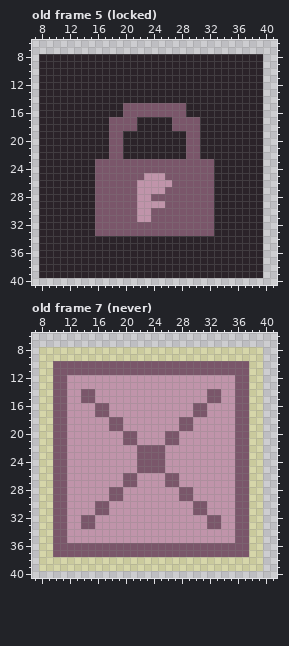
Pixel-art file, stored at assets/cell/cell.aseprite. Above, as it was before the edit.
48x48 pixels, 15 frames. Shown: old frame 5 (locked): x 7..41, y 6..40; old frame 7 (never): x 7..41, y 6..40. The commit also changed other frames, which this record leaves out.
And afterwards:
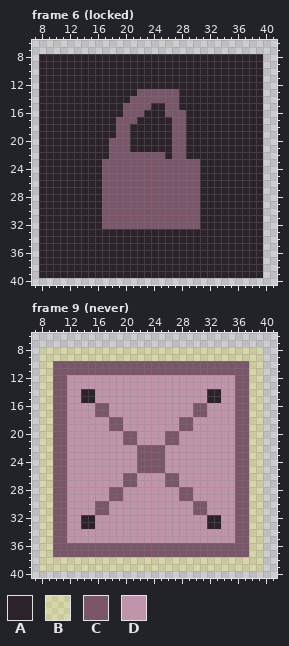
Palette (. is transparent): A #2b2329  B #fffc0030  C #7a566a  D #c094aa
A new or re-ordered frame is compared with the old frame closest to it.
Changes in this commit:
frames 15 -> 40
Frame 6 (locked) is new; against old frame 5 (locked), layer "cell_fg":
y 13: x 22..27 AAAAAA -> CCCCCC
y 14: x 21..27 AAAAAAA -> CCCCCCC
y 15: x 24..25 CC -> AA; x 28 C -> A
y 16: x 23..25 CCC -> AAA
y 17: x 18 C -> A; x 29..30 CC -> AA
y 18: x 18 C -> A; x 21 C -> A; x 29..30 CC -> AA
y 19: x 18 C -> A; x 20 A -> C; x 27..30 AACC -> CCAA
y 20..21: x 20 A -> C; x 27..30 AACC -> CCAA
y 22: x 20..25 AAAAAA -> CCCCCC; x 27..30 AACC -> CCAA
y 23..24: x 16 C -> A; x 31..32 CC -> AA
y 25: x 16 C -> A; x 23..25 DDD -> CCC; x 31..32 CC -> AA
y 26: x 16 C -> A; x 22..26 DDDDD -> CCCCC; x 31..32 CC -> AA
y 27: x 16 C -> A; x 22..25 DDDD -> CCCC; x 31..32 CC -> AA
y 28: x 16 C -> A; x 22..23 DD -> CC; x 31..32 CC -> AA
y 29: x 16 C -> A; x 22..25 DDDD -> CCCC; x 31..32 CC -> AA
y 30..31: x 16 C -> A; x 22..23 DD -> CC; x 31..32 CC -> AA
y 32: x 16 C -> A; x 31..32 CC -> AA
y 33: x 16..32 CCCCCCCCCCCCCCCCC -> AAAAAAAAAAAAAAAAA
Frame 9 (never) is new; against old frame 7 (never), layer "cell_fg":
y 14..15: x 14..15 CC -> AA; x 32..33 CC -> AA
y 32..33: x 14..15 CC -> AA; x 32..33 CC -> AA
Boxes around the changes in both pictures, in picture pixels (x1, y1, x2, y2):
changed: (95, 89, 214, 236)
changed: (81, 389, 95, 403)
changed: (207, 389, 221, 403)
changed: (81, 515, 95, 529)
changed: (207, 515, 221, 529)
